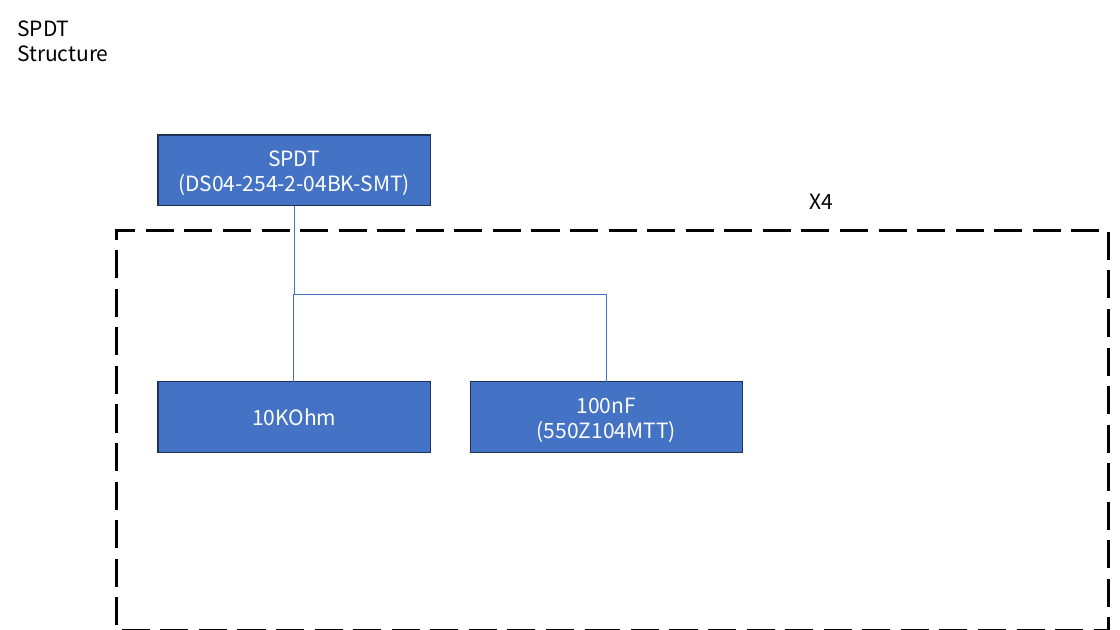
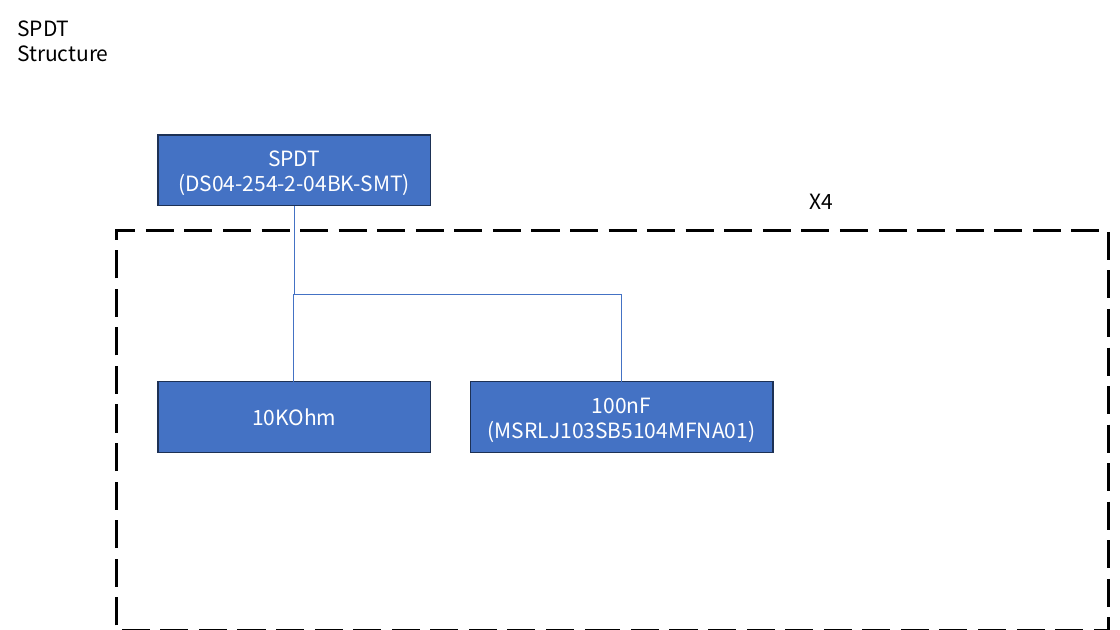
Before and after one commit to alexist2623/PMOD2BNC, a slide deck: slide 16 of Meeting/PMOD2BNC.pptx. Drawn at 1120x630 pixels with LibreOffice and Linux fonts; fonts in the diff are those of the drawing. Boxes give left, top, right and bottom in pixels: in the first picture for what was removed or moved away, otherwise in the second. Text is boxed around its words. In the diff, an @@ line names an element or a change of style, - is before the commit and + after.

```diff
--- a/Meeting/PMOD2BNC.pptx
+++ b/Meeting/PMOD2BNC.pptx
@@ elbow line moved from (607, 382) - (294, 206) to (622, 382) - (294, 206) @@
@@ rectangle "100nF": place and size @@
-rectangle "100nF" at box(471, 382, 743, 453)
+rectangle "100nF" at box(471, 382, 773, 453)
@@ text in rectangle at box(488, 421, 755, 442): text changed @@
-(550Z104MTT)
+(MSRLJ103SB5104MFNA01)
```
Also in this commit, not shown: 5 other slides changed, 3 other files.
